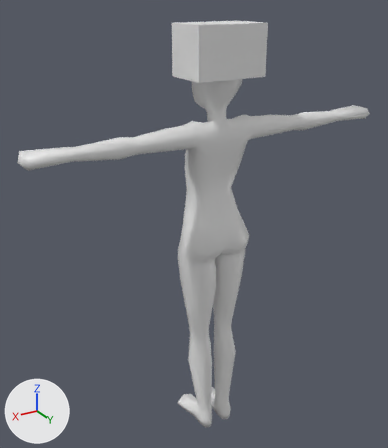
A saved change to the Blender file LifeSim/Assets/Object/Player/髪の毛/髪の毛ベース.blend.
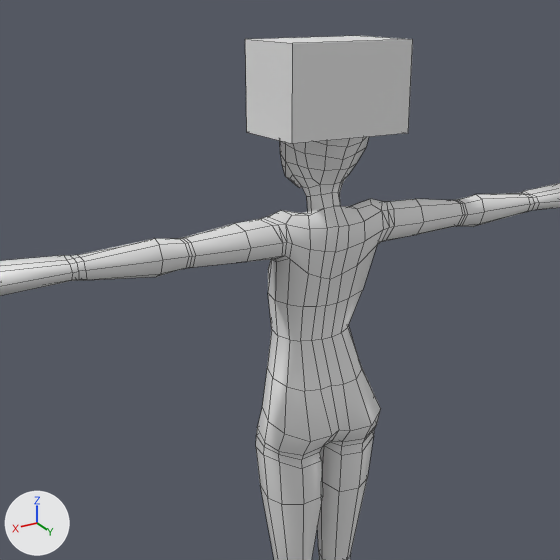
Old and new are each drawn whole from a 50 mm lens placed at (0.969, 1.462, 1.627), pointed at (0.032, -0.099, 0.846) and again close up on the part from 8% to 91% of the width and 0% to 72% of the height. Arrows for +X, +Y and +Z are at lower left; the lights stay in place. The close-ups show mesh edges as thin lines.

The first close-up shows 'メッシュ_身体', '髪の毛（仮）'.
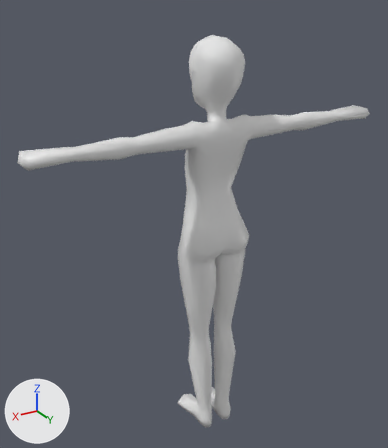
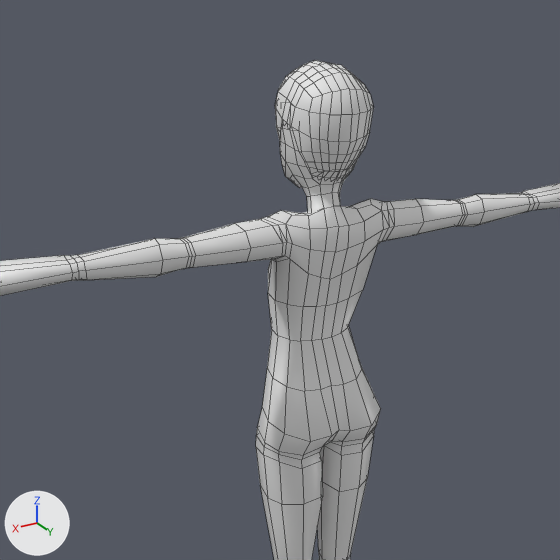
The change, as a list of edits to the scene's bpy script:
```text
Change me_cube:
    used by ob_メッシュ_身体; location = (0.0, 0.0, 0.0)
    remove me_cube.from_pydata(...)  # 380 vertices, 359 faces; spans x 0.0..0.66, y -0.16..0.07, z 0.0..1.5
    add me_cube.from_pydata(...)  # 361 vertices, 339 faces; spans x 0.0..0.66, y -0.16..0.07, z 0.0..1.48
    me_cube part 3
    22 vertices are removed from x 0.0..0.07, y -0.04..0.07, z 1.34..1.5
    23 faces are deleted
    3 vertices are added at (0.07, 0.02, 1.42), (0.07, 0.02, 1.4), (0.07, 0.02, 1.36)
    3 new faces join them
Change me_立方体:
    used by ob_髪の毛_仮; location = (0.0, 0.0, 0.0)
    remove me_立方体.from_pydata(...)  # 8 vertices, 6 faces; spans x -0.123..0.123, y -0.08..0.08, z 1.384..1.543
    add me_立方体.from_pydata(...)  # 108 vertices, 79 faces; spans x 0.0..0.082, y -0.115..0.077, z 1.299..1.506
    me_立方体 part 1: the whole mesh is rebuilt
    me_立方体 part 2: the surface is now shaded smooth
Change ob_髪の毛_仮:
    add _m = ob_髪の毛_仮.modifiers.new('ミラー', 'MIRROR')
```

What differs and where, as boxes (x1, y1, x2, y2) in the close-ups (560 x 560 px):
'メッシュ_身体', reshaped: before (0, 137, 560, 560); after (0, 121, 560, 560)
'髪の毛（仮）', reshaped, modifiers changed (41% narrower, 13% taller): before (245, 36, 413, 144); after (275, 60, 374, 182)
part 1 of me_立方体, built on: before (245, 36, 413, 144); after (275, 60, 374, 182)
part 3 of me_cube, cut back: before (293, 137, 369, 171); after (290, 127, 307, 167)
